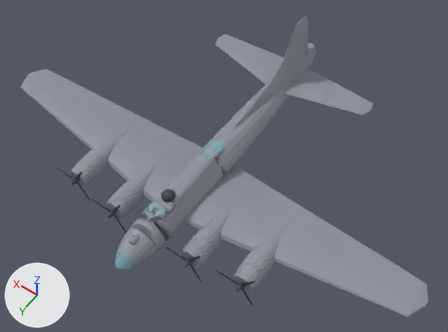
The glTF model public/models/b17g_lod2.glb, before and after one commit.
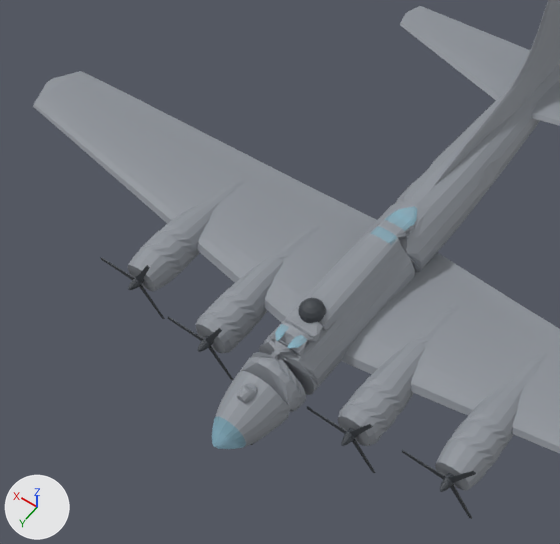
Old and new are each drawn whole from a 50 mm lens placed at (-15.5, 17.2, 33.0), pointed at (-0.8, -3.4, 0.6) and again close up on the part from 1% to 67% of the width and 9% to 96% of the height. Lighting does not change. The marker at lower left points along +X, +Y and +Z. The last two pictures show the newer version. Vertices at exactly the same position are counted once.

In view in the first close-up: 'B17_Dorsal', 'B17_Fin', 'B17_Fuselage', 'B17_Glass', 'B17_NacIL', 'B17_NacIR', 'B17_NacOL', 'B17_NacOR', 'B17_Tailplane', 'B17_Wing' and 18 more.
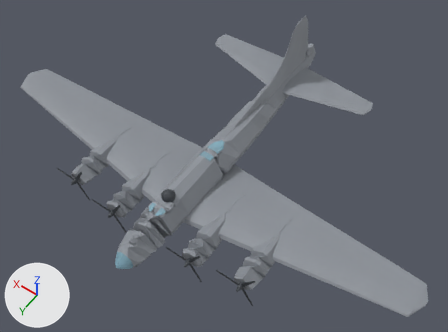
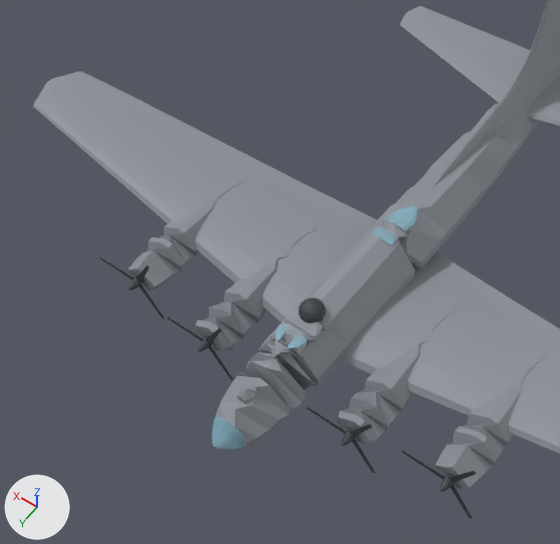
The change, as a list of edits to the scene's bpy script:
```text
Change me_b17_fuselage_007:
    used by ob_b17_fuselage; location = (0.0, 0.0, 0.0)
    remove me_b17_fuselage_007.from_pydata(...)  # 772 vertices, 1540 faces; spans x -1.2..1.2, y -16.3..5.6, z -0.8..1.7
    add me_b17_fuselage_007.from_pydata(...)  # 356 vertices, 708 faces; spans x -1.2..1.2, y -16.3..5.6, z -0.8..1.7
    me_b17_fuselage_007 part 1: 2 vertices moved within x 0.0..0.6, y -16.3..-2.0, z 1.1..1.6; 416 vertices removed from x -1.1..1.1, y -16.3..5.6, z -0.7..1.7
Change me_b17_nacil:
    used by ob_b17_nacil; location = (0.0, 0.0, 0.0)
    remove me_b17_nacil.from_pydata(...)  # 272 vertices, 540 faces; spans x -3.83..-2.27, y -2.62..3.18, z -0.8..0.79
    add me_b17_nacil.from_pydata(...)  # 132 vertices, 260 faces; spans x -3.83..-2.27, y -2.62..3.18, z -0.8..0.79
    me_b17_nacil part 2: 140 vertices removed from x -3.78..-2.32, y -2.62..3.18, z -0.74..0.74
Change me_b17_nacir:
    used by ob_b17_nacir; location = (0.0, 0.0, 0.0)
    remove me_b17_nacir.from_pydata(...)  # 272 vertices, 540 faces; spans x 2.27..3.83, y -2.62..3.18, z -0.8..0.79
    add me_b17_nacir.from_pydata(...)  # 132 vertices, 260 faces; spans x 2.27..3.83, y -2.62..3.18, z -0.8..0.79
    me_b17_nacir part 3: 140 vertices removed from x 2.32..3.78, y -2.62..3.18, z -0.74..0.74
Change me_b17_nacol:
    used by ob_b17_nacol; location = (0.0, 0.0, 0.0)
    remove me_b17_nacol.from_pydata(...)  # 256 vertices, 508 faces; spans x -7.35..-5.79, y -2.62..2.78, z -0.53..1.04
    add me_b17_nacol.from_pydata(...)  # 123 vertices, 242 faces; spans x -7.35..-5.79, y -2.62..2.78, z -0.53..1.04
    me_b17_nacol part 4: 133 vertices removed from x -7.3..-5.85, y -2.62..2.78, z -0.48..0.99
Change me_b17_nacor:
    used by ob_b17_nacor; location = (0.0, 0.0, 0.0)
    remove me_b17_nacor.from_pydata(...)  # 256 vertices, 508 faces; spans x 5.79..7.35, y -2.62..2.78, z -0.53..1.04
    add me_b17_nacor.from_pydata(...)  # 123 vertices, 242 faces; spans x 5.79..7.35, y -2.62..2.78, z -0.53..1.04
    me_b17_nacor part 5: 133 vertices removed from x 5.84..7.29, y -2.62..2.78, z -0.48..0.99
```

Boxes (x1, y1, x2, y2) around the edits, measured in the close-ups (560 x 544 px):
'B17_NacOL', reshaped
    before: (435, 351, 548, 491)
    after: (435, 353, 548, 489)
'B17_NacIL', reshaped
    before: (338, 304, 460, 446)
    after: (338, 305, 457, 445)
'B17_NacIR', reshaped
    before: (196, 224, 320, 353)
    after: (196, 225, 317, 352)
'B17_NacOR', reshaped
    before: (127, 179, 245, 291)
    after: (128, 180, 245, 291)
part 1 of me_b17_fuselage_007, cut back
    before: (215, 99, 536, 439)
    after: (338, 234, 399, 263)
part 2 of me_b17_nacil, deleted
    before: (338, 304, 460, 446)
part 3 of me_b17_nacir, deleted
    before: (196, 224, 320, 353)
part 4 of me_b17_nacol, deleted
    before: (435, 351, 546, 491)
part 5 of me_b17_nacor, deleted
    before: (127, 179, 244, 291)
